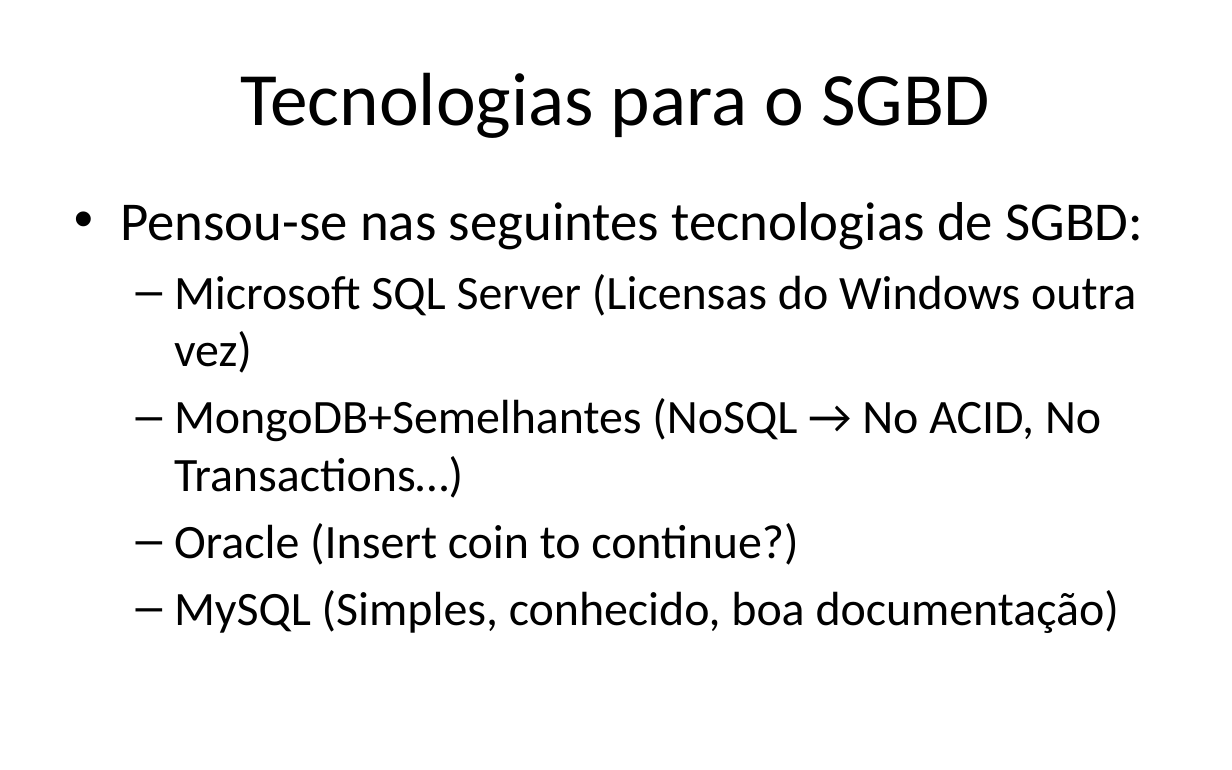
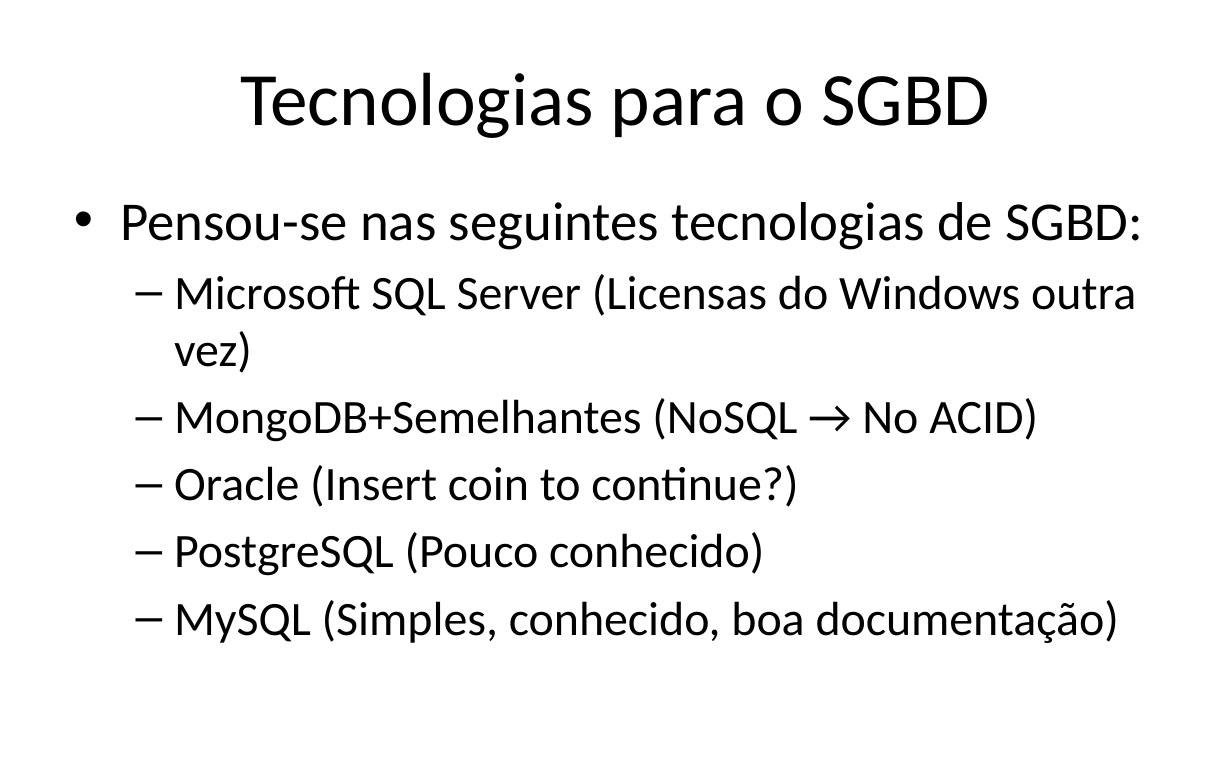
Before and after one commit to iptomar/letrinhas_si, a slide deck: slide 7 of Apresentacoes/v01.pptx. Drawn at 1232x770 pixels with LibreOffice and Linux fonts; fonts in the diff are those of the drawing; background and template pictures are left out. Boxes give left, top, right and bottom in pixels: in the first picture for what was removed or moved away, otherwise in the second. Text is boxed around its words. In the diff, an @@ line names an element or a change of style, - is before the commit and + after.

```diff
--- a/Apresentacoes/v01.pptx
+++ b/Apresentacoes/v01.pptx
@@ text at (174,398,1038,442): text changed @@
-  – MongoDB+Semelhantes (NoSQL → No ACID, No Transactions…)
+  – MongoDB+Semelhantes (NoSQL → No ACID)
@@ text at (174,532,764,576): paragraph added @@
+  – PostgreSQL (Pouco conhecido)
```
Also in this commit, not shown: 10 other slides changed, 1 other file.
